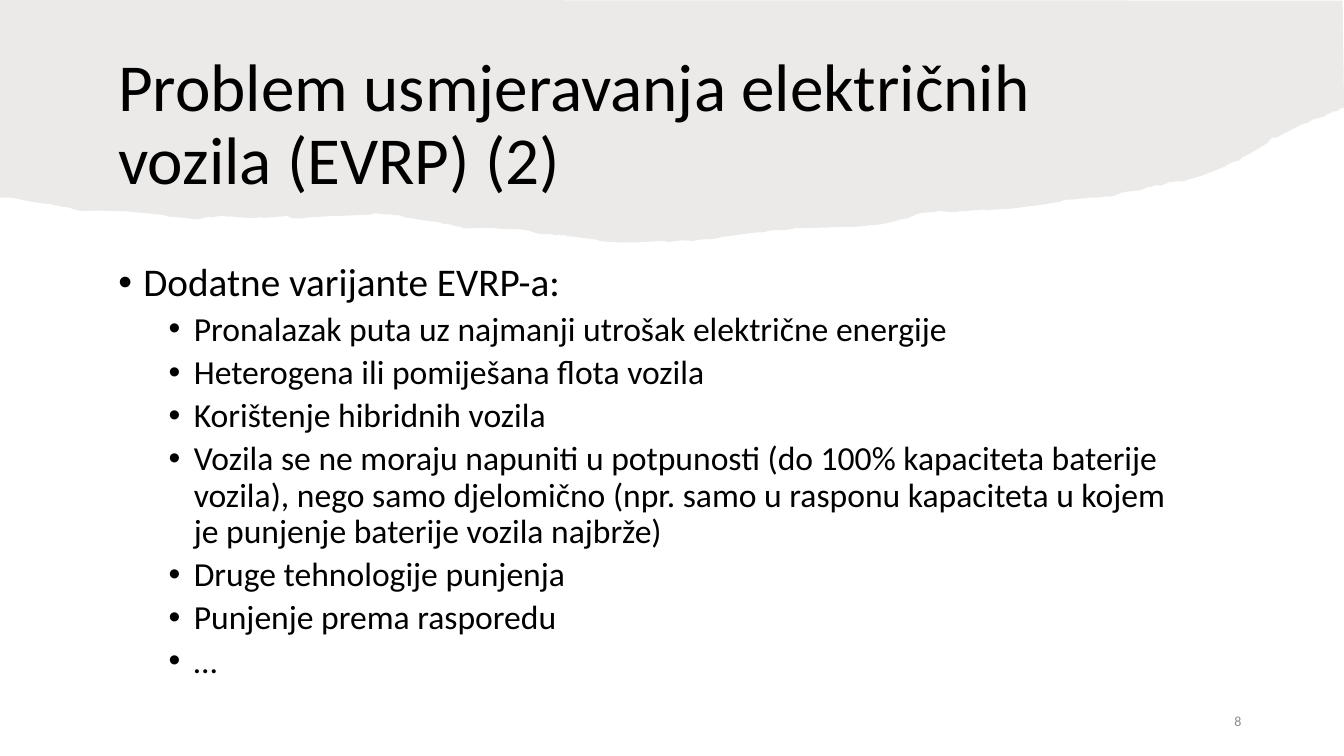
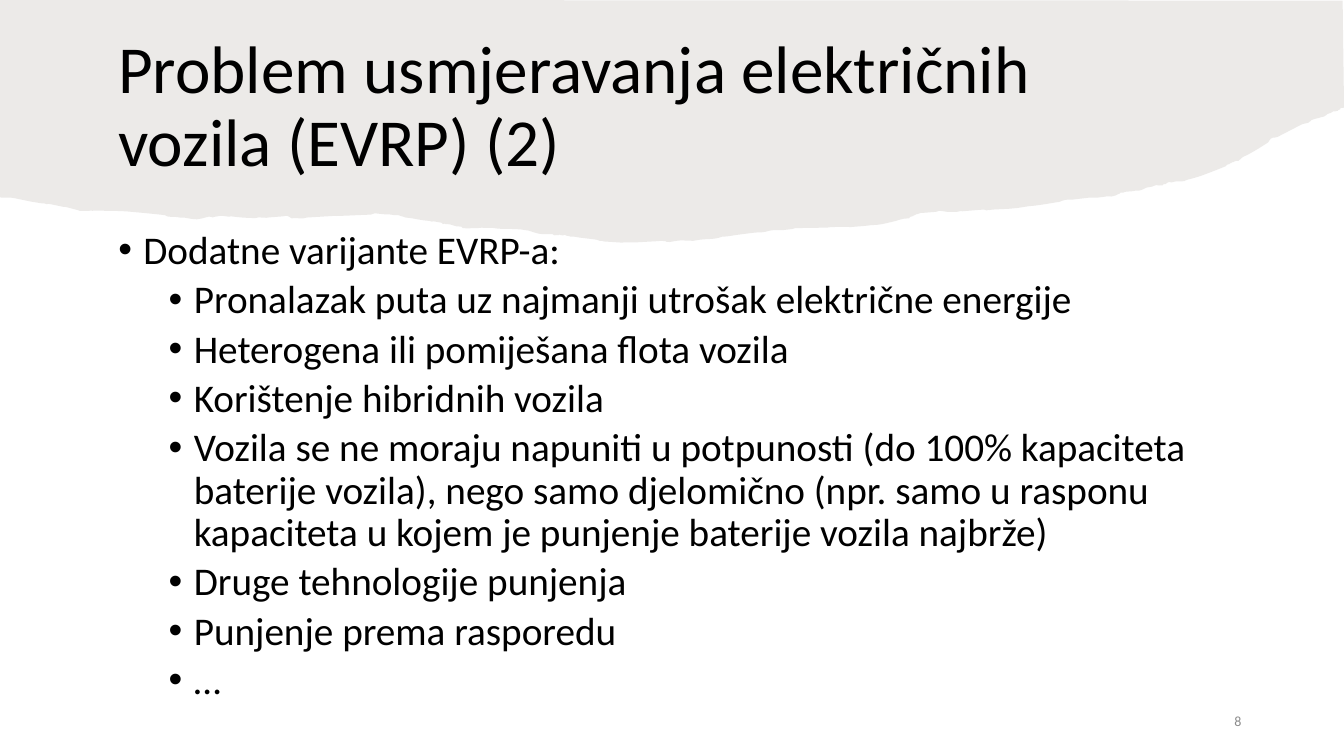
Before and after one commit to TinJukic/Seminar-2, a slide deck: slide 8 of Rješavanje problema usmjeravanja električnih vozila - Tin Jukić.pptx. Drawn at 1344x756 pixels with LibreOffice and Linux fonts; fonts in the diff are those of the drawing. Boxes give left, top, right and bottom in pixels: in the first picture for what was removed or moved away, otherwise in the second. Text is boxed around its words. In the diff, an @@ line names an element or a change of style, - is before the commit and + after.

```diff
--- a/Rješavanje problema usmjeravanja električnih vozila - Tin Jukić.pptx
+++ b/Rješavanje problema usmjeravanja električnih vozila - Tin Jukić.pptx
@@ title "Problem usmjeravanja električnih vozila (EVRP) ...": place and size @@
-title "Problem usmjeravanja električnih vozila (EVRP) ..." at (118,64,1029,193)
+title "Problem usmjeravanja električnih vozila (EVRP) ..." at (118,46,1029,175)
@@ text "Dodatne varijante EVRP-a:": place and size @@
-text "Dodatne varijante EVRP-a:" at (143,268,1164,635)
+text "Dodatne varijante EVRP-a:" at (143,236,1185,652)
@@ text at (194,285,1185,652): size 24 to 28 pt @@
```
Also in this commit, not shown: 7 other slides changed, 2 slides added, 1 slide removed, 2 other files.
